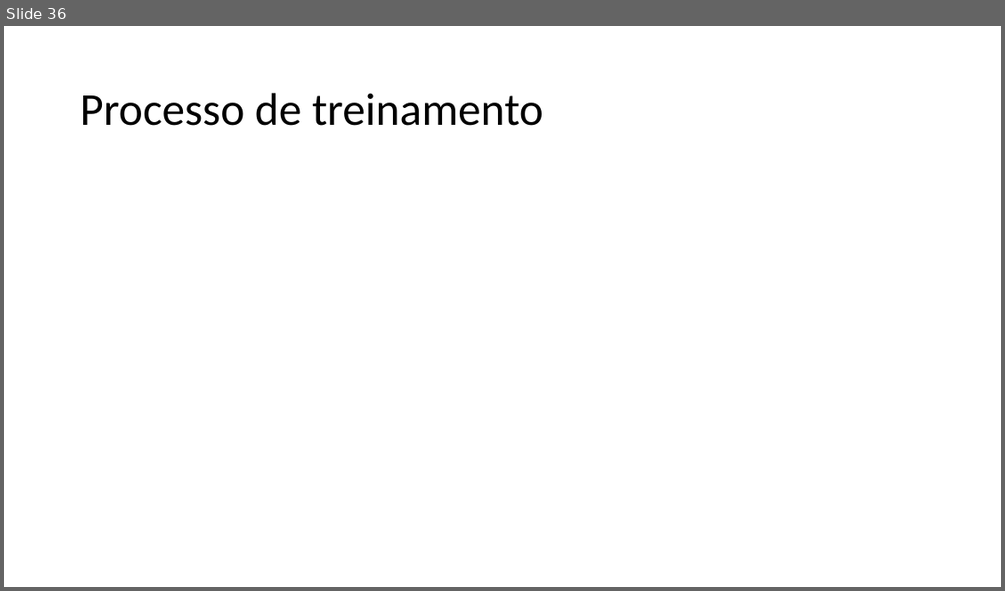
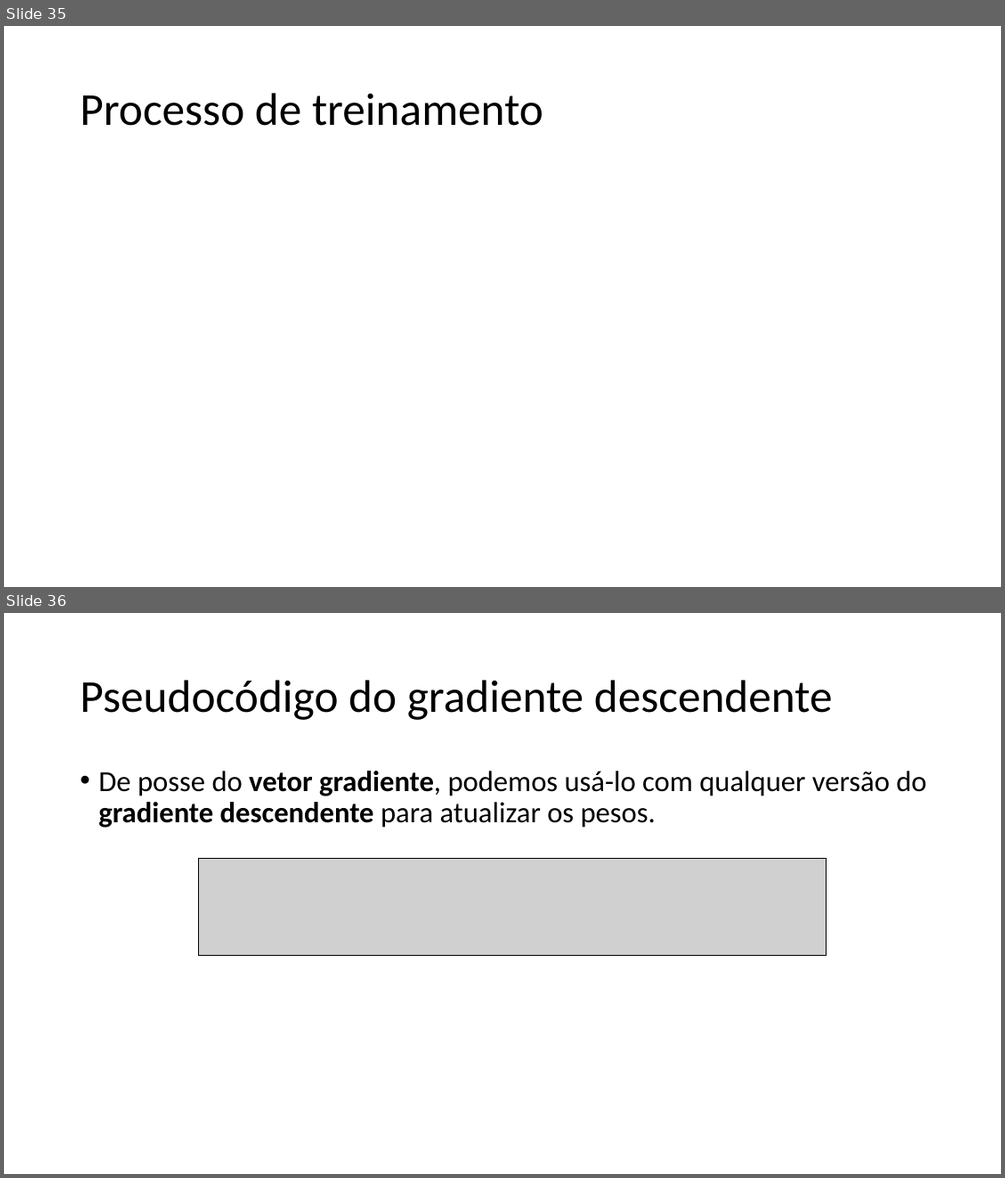
Before and after one commit to zz4fap/c24_inteligencia_artificial, a slide deck: slides/C24_Classificação.pptx. Shown one above the other, each under a label of ours: slide 36 before the commit, slides 35 and 36 after it. The pictures are 1005x591 and 1005x1178 pixels, drawn with LibreOffice and Linux fonts; fonts in the diff are those of the drawing; grey boxes stand for pictures. Boxes give left, top, right and bottom in pixels: in the first picture for what was removed or moved away, otherwise in the second. Text is boxed around its words. In the diff, an @@ line names an element or a change of style, - is before the commit and + after.

```diff
--- a/slides/C24_Classificação.pptx
+++ b/slides/C24_Classificação.pptx
@@ slide 36 added at [4,613,1001,1174], background #FFFFFF @@
@@ title added at [80,680,833,720], 44 pt, text #000000 @@
+Pseudocódigo do gradiente descendente
@@ text added at [98,771,926,827], 28 pt, text #000000 @@
+• De posse do vetor gradiente, podemos usá-lo com qualquer versão do gradiente descendente para atualizar os pesos.
@@ picture added at [198,859,825,956] @@
@@ what was slide 36 is now slide 35 @@
```
Also in this commit, not shown: 6 slides changed, 1 other slide added, 4 slides removed.
